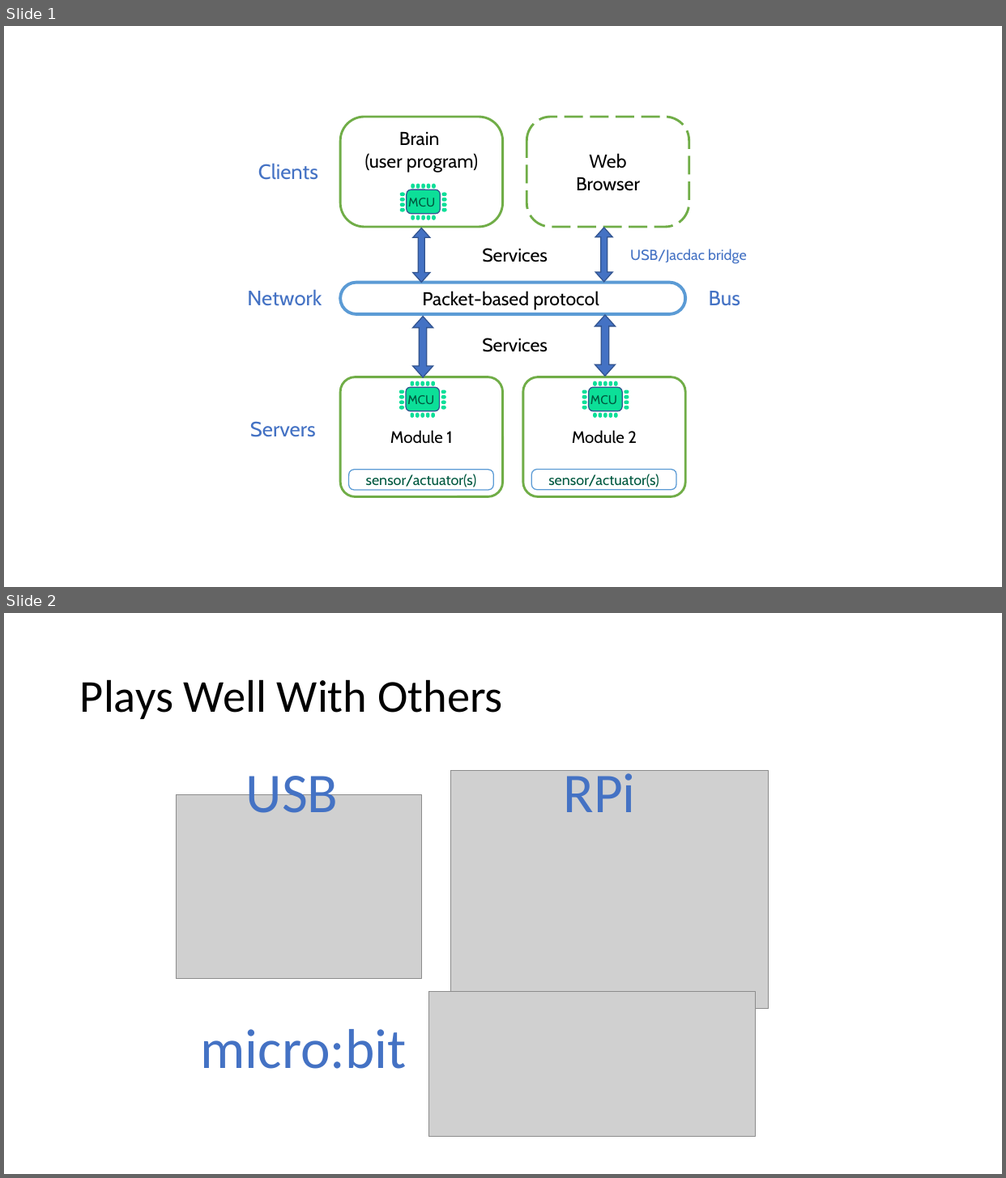
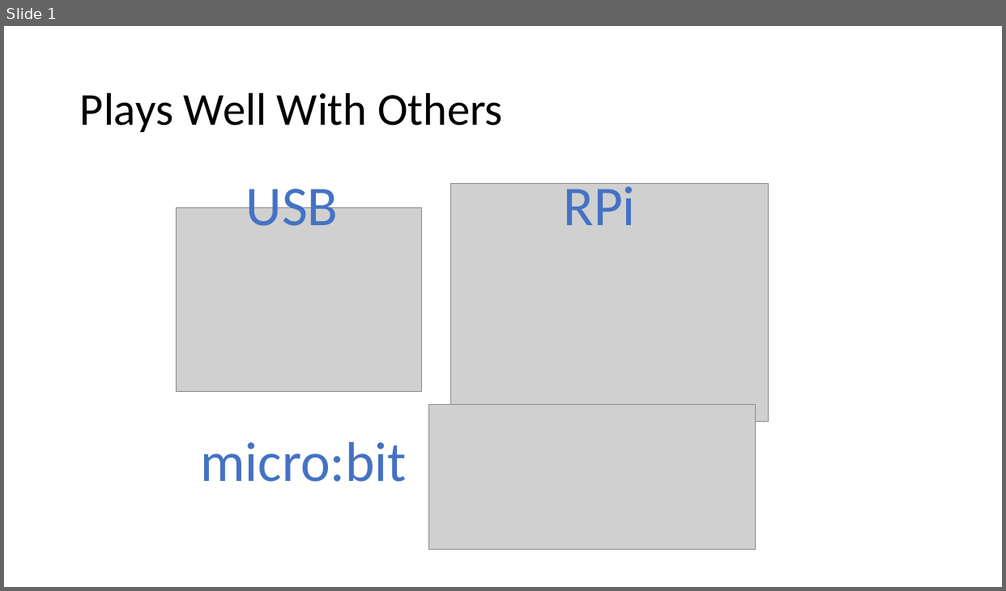
Before and after one commit to microsoft/data-science-editor, a slide deck: docs/imagesForWeb.pptx. Shown one above the other, each under a label of ours: slides 1 and 2 before the commit, slide 1 after it. The pictures are 1006x1178 and 1006x591 pixels, drawn with LibreOffice and Linux fonts; fonts in the diff are those of the drawing; grey boxes stand for pictures. Boxes give left, top, right and bottom in pixels: in the first picture for what was removed or moved away, otherwise in the second. Text is boxed around its words. In the diff, an @@ line names an element or a change of style, - is before the commit and + after.

```diff
--- a/docs/imagesForWeb.pptx
+++ b/docs/imagesForWeb.pptx
@@ slide 1 removed at (4, 26, 1002, 587), background #FFFFFF @@
@@ rounded rectangle removed at (340, 117, 503, 227) @@
-Brain
-(user program)
@@ rounded rectangle removed at (526, 117, 689, 227) @@
-Web
-Browser
@@ text removed at (258, 163, 318, 180) @@
-Clients
@@ group removed at (400, 184, 447, 220): 19 rounded rectangles, 1 text @@
-MCU
@@ up down arrow removed at (413, 228, 430, 282) @@
@@ up down arrow removed at (595, 228, 612, 281) @@
@@ text removed at (482, 248, 548, 263) @@
-Services
@@ text removed at (630, 249, 747, 264) @@
-USB/Jacdac bridge
@@ text removed at (247, 289, 322, 306) @@
-Network
@@ rounded rectangle removed at (340, 283, 685, 315) @@
-Packet-based protocol
@@ text removed at (709, 291, 740, 306) @@
-Bus
@@ up down arrow removed at (413, 317, 433, 378) @@
@@ up down arrow removed at (594, 315, 615, 377) @@
@@ up down arrow removed at (415, 335, 430, 367) @@
@@ text removed at (482, 338, 548, 352) @@
-Services
@@ up down arrow removed at (597, 335, 612, 367) @@
@@ rounded rectangle removed at (340, 377, 503, 497) @@
-Module 1
@@ rounded rectangle removed at (523, 377, 686, 497) @@
-Module 2
@@ group removed at (399, 382, 446, 418): 19 rounded rectangles, 1 text @@
-MCU
@@ group removed at (582, 382, 629, 418): 19 rounded rectangles, 1 text @@
-MCU
@@ text removed at (250, 421, 316, 437) @@
-Servers
@@ rounded rectangle removed at (349, 470, 493, 490) @@
-sensor/actuator(s)
@@ rounded rectangle removed at (532, 470, 676, 490) @@
-sensor/actuator(s)
@@ what was slide 2 is now slide 1 @@
```
Also in this commit, not shown: 1 slide added, 6 other files.
